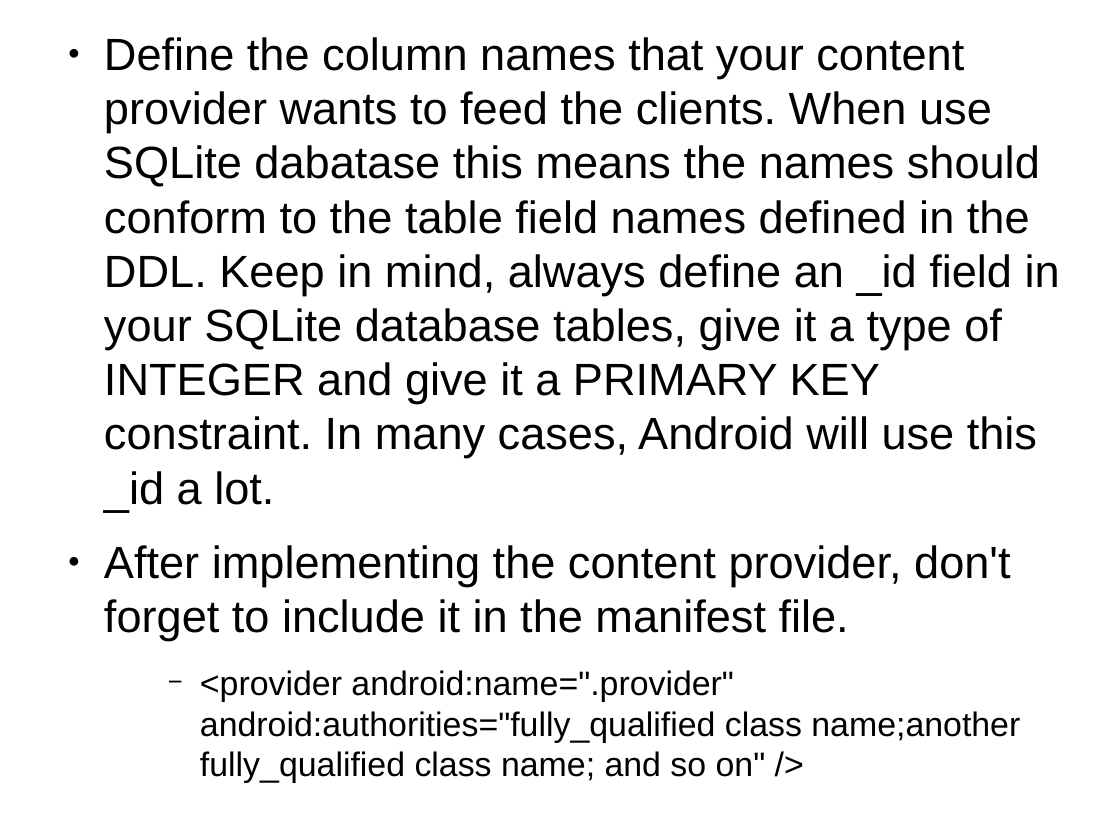
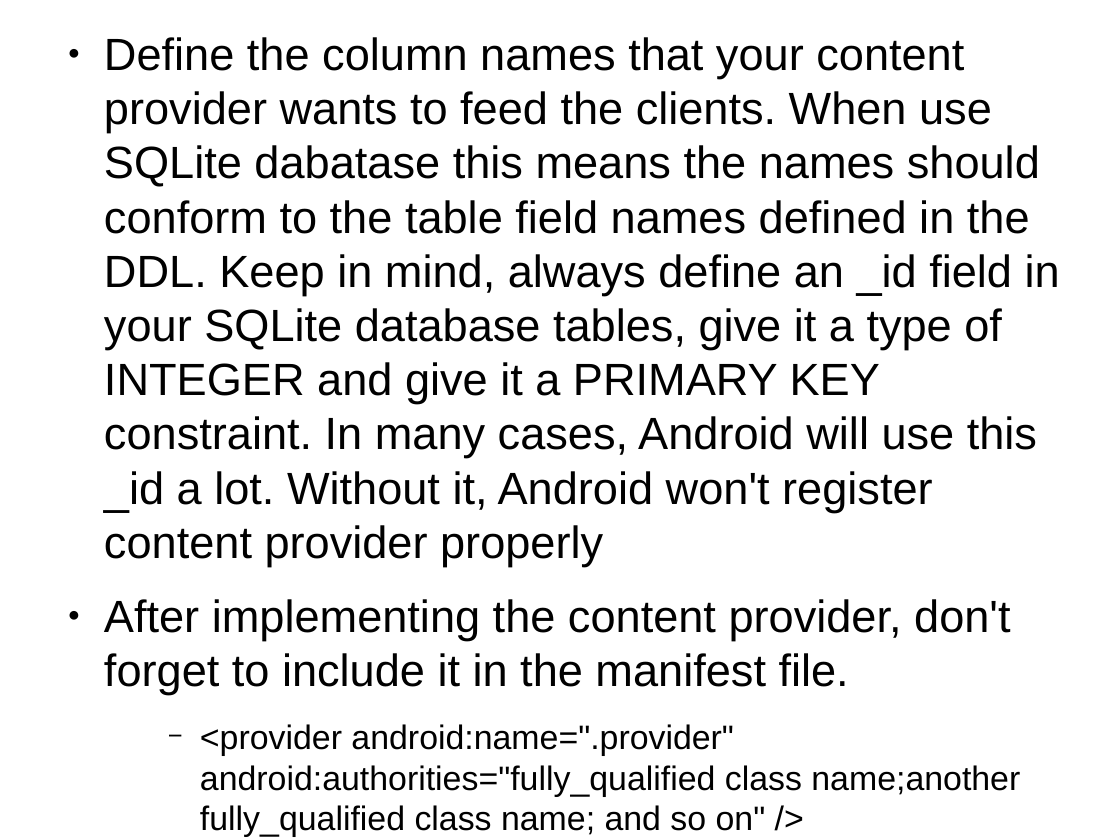
Before and after one commit to thegreatdao/testa, a slide deck: slide 64 of assets/android2.odp. Drawn at 1120x840 pixels with LibreOffice and Linux fonts; fonts in the diff are those of the drawing. Boxes give left, top, right and bottom in pixels: in the first picture for what was removed or moved away, otherwise in the second. Text is boxed around its words. In the diff, an @@ line names an element or a change of style, - is before the commit and + after.

Commit message:
added content provider

```diff
--- a/assets/android2.odp
+++ b/assets/android2.odp
@@ text at [104,37,1060,567]: text changed @@
-● Define the column names that your content provider wants to feed the clients. When use SQLite dabatase this means the names should conform to the table field names defined in the DDL. Keep in mind, always define an _id field in your SQLite database tables, give it a type of INTEGER and give it a PRIMARY KEY constraint. In many cases, Android will use this _id a lot.
+● Define the column names that your content provider wants to feed the clients. When use SQLite dabatase this means the names should conform to the table field names defined in the DDL. Keep in mind, always define an _id field in your SQLite database tables, give it a type of INTEGER and give it a PRIMARY KEY constraint. In many cases, Android will use this _id a lot. Without it, Android won't register content provider properly
```
Also in this commit, not shown: 5 other files.
